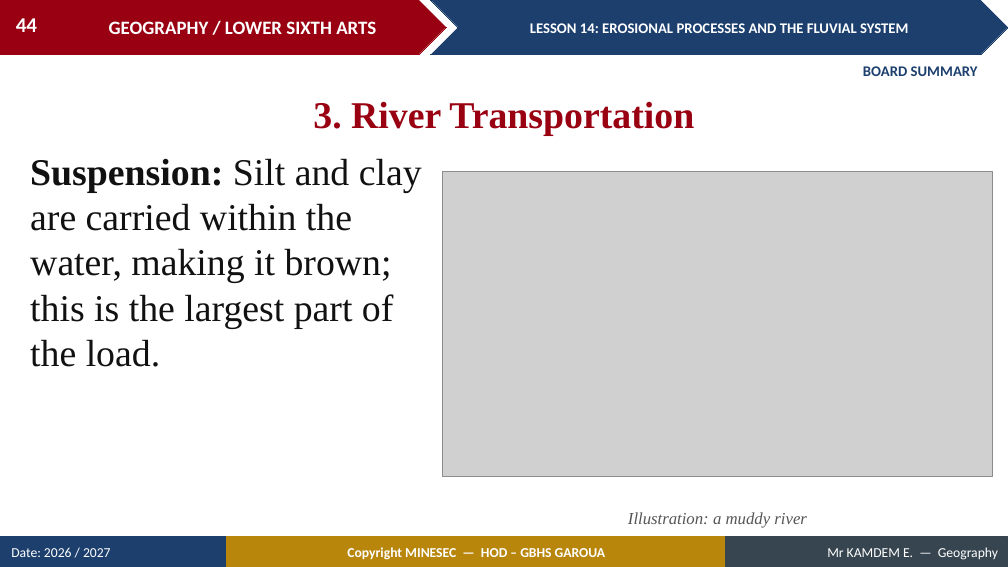
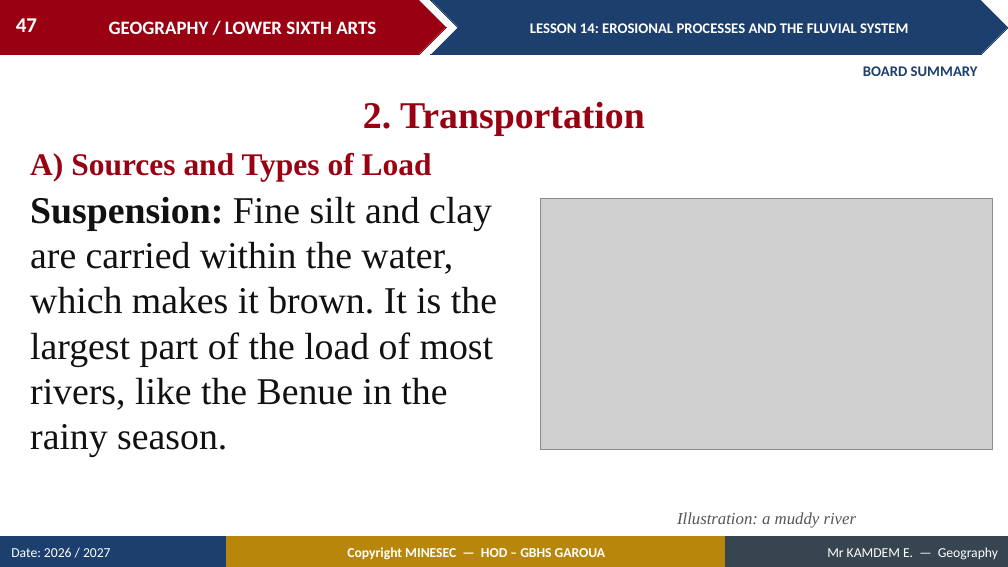
Before and after one commit to Berthautk/linea-github, a slide deck: slide 47 of lecons/LSA/Geomorphology/16_LSA_GEOMO_L14_Erosional_Processes_and_the_Fluvial_System.pptx (slide 44 before the commit). Drawn at 1008x567 pixels with LibreOffice and Linux fonts; fonts in the diff are those of the drawing; grey boxes stand for pictures. Boxes give left, top, right and bottom in pixels: in the first picture for what was removed or moved away, otherwise in the second. Text is boxed around its words. In the diff, an @@ line names an element or a change of style, - is before the commit and + after.

```diff
--- a/lecons/LSA/Geomorphology/16_LSA_GEOMO_L14_Erosional_Processes_and_the_Fluvial_System.pptx
+++ b/lecons/LSA/Geomorphology/16_LSA_GEOMO_L14_Erosional_Processes_and_the_Fluvial_System.pptx
@@ page number at (x1=16, y1=18, x2=37, y2=32): text changed @@
-44
+47
@@ text at (x1=363, y1=101, x2=645, y2=136): text changed @@
-3. River Transportation
+2. Transportation
@@ text added at (x1=30, y1=153, x2=432, y2=181), 30 pt, text #990011, bold @@
+A) Sources and Types of Load
@@ text at (x1=30, y1=196, x2=497, y2=457): text changed @@
-Suspension: Silt and clay are carried within the water, making it brown; this is the largest part of the load.
+Suspension: Fine silt and clay are carried within the water, which makes it brown. It is the largest part of the load of most rivers, like the Benue in the rainy season.
@@ picture resized from (x1=442, y1=171, x2=993, y2=476) to (x1=541, y1=198, x2=993, y2=449) @@
@@ text "Illustration: a muddy river" moved from (x1=628, y1=512, x2=807, y2=528) to (x1=677, y1=512, x2=857, y2=528) @@
```
Also in this commit, not shown: 9 other slides changed, 14 slides added, 3 slides removed, 20 other files.
